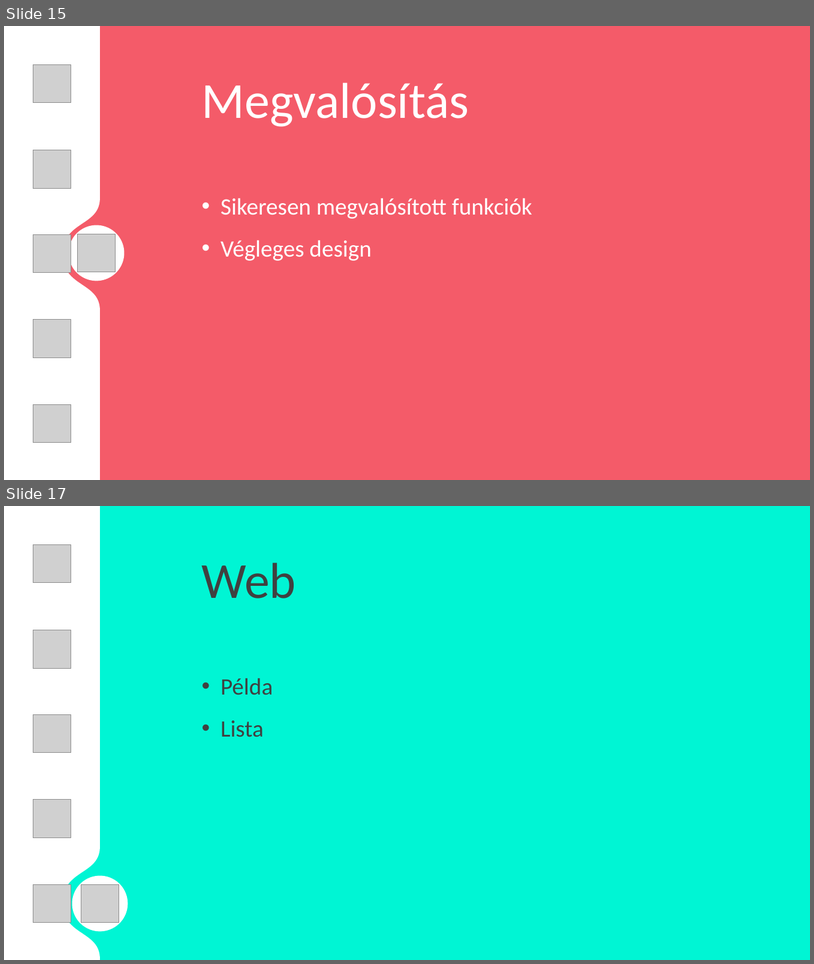
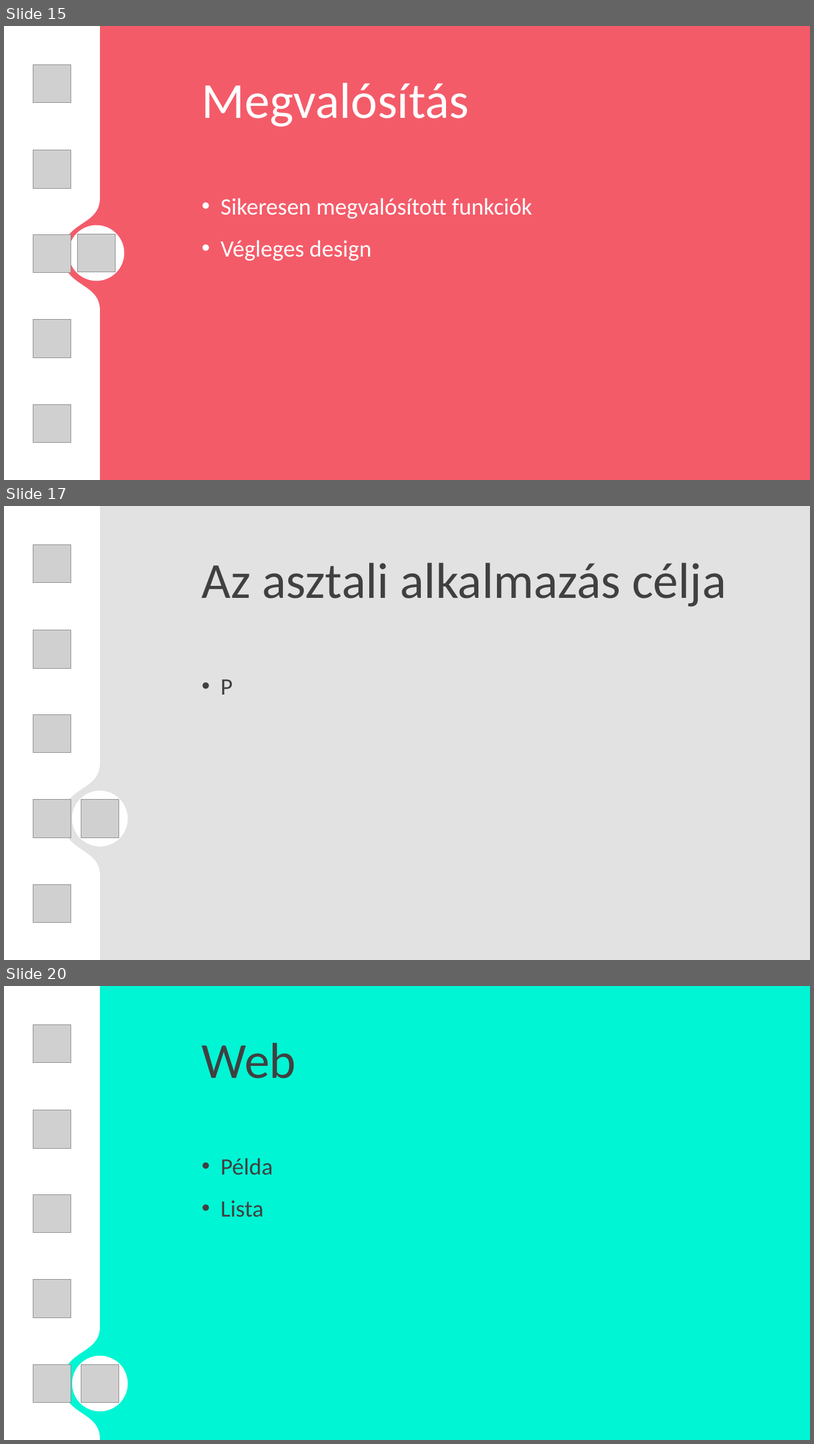
Before and after one commit to egri-richard/TurboNote, a slide deck: TNote_presentation.pptx. Shown one above the other, each under a label of ours: slides 15 and 17 before the commit, slides 15, 17 and 20 after it; the slides between them are not shown. The pictures are 814x964 and 814x1444 pixels, drawn with LibreOffice and Linux fonts; fonts in the diff are those of the drawing; grey boxes stand for pictures; background and template pictures are left out. Boxes give left, top, right and bottom in pixels: in the first picture for what was removed or moved away, otherwise in the second. Text is boxed around its words. In the diff, an @@ line names an element or a change of style, - is before the commit and + after.

```diff
--- a/TNote_presentation.pptx
+++ b/TNote_presentation.pptx
@@ slide 17 added at (4,506,810,960), background #E2E2E2 @@
@@ freeform shape added at (4,506,99,960), fill #FFFFFF @@
@@ picture added at (33,545,71,583) @@
@@ text added at (202,562,727,607), 60 pt, text #404040 @@
+Az asztali alkalmazás célja
@@ picture added at (33,630,71,668) @@
@@ text added at (221,679,233,694), 28 pt, text #404040 @@
+• P
@@ ellipse added at (4,705,5,760), fill #FFFFFF @@
@@ picture added at (33,714,71,752) @@
@@ ellipse added at (72,790,128,846), fill #FFFFFF @@
@@ picture added at (33,799,71,838) @@
@@ picture added at (81,799,119,838) @@
@@ picture added at (33,884,71,922) @@
@@ what was slide 17 is now slide 20 @@
```
Also in this commit, not shown: 1 slide changed, 2 other slides added.
